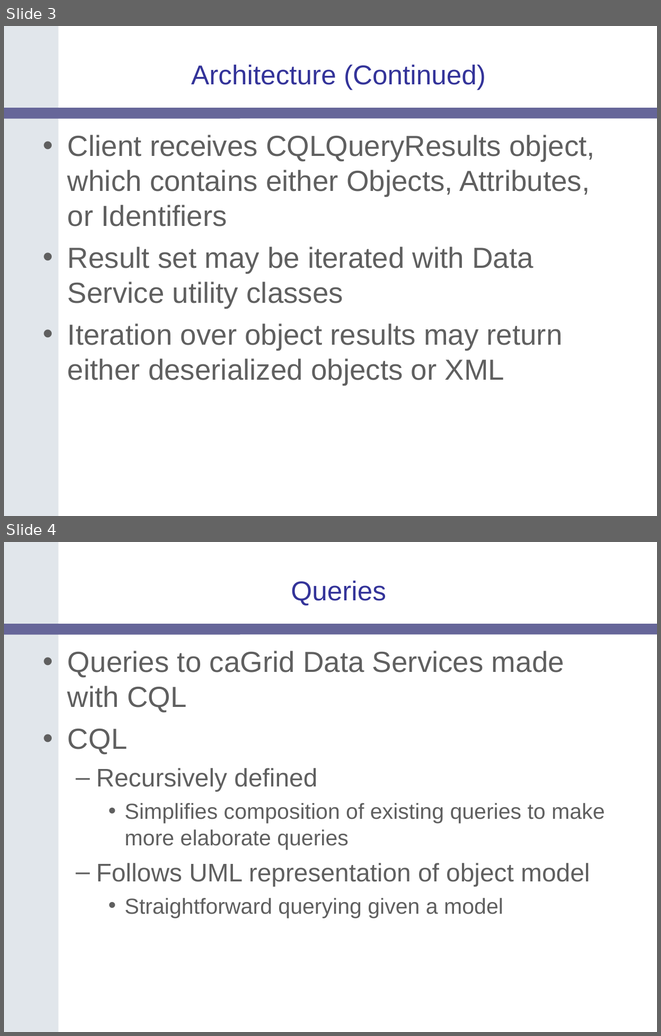
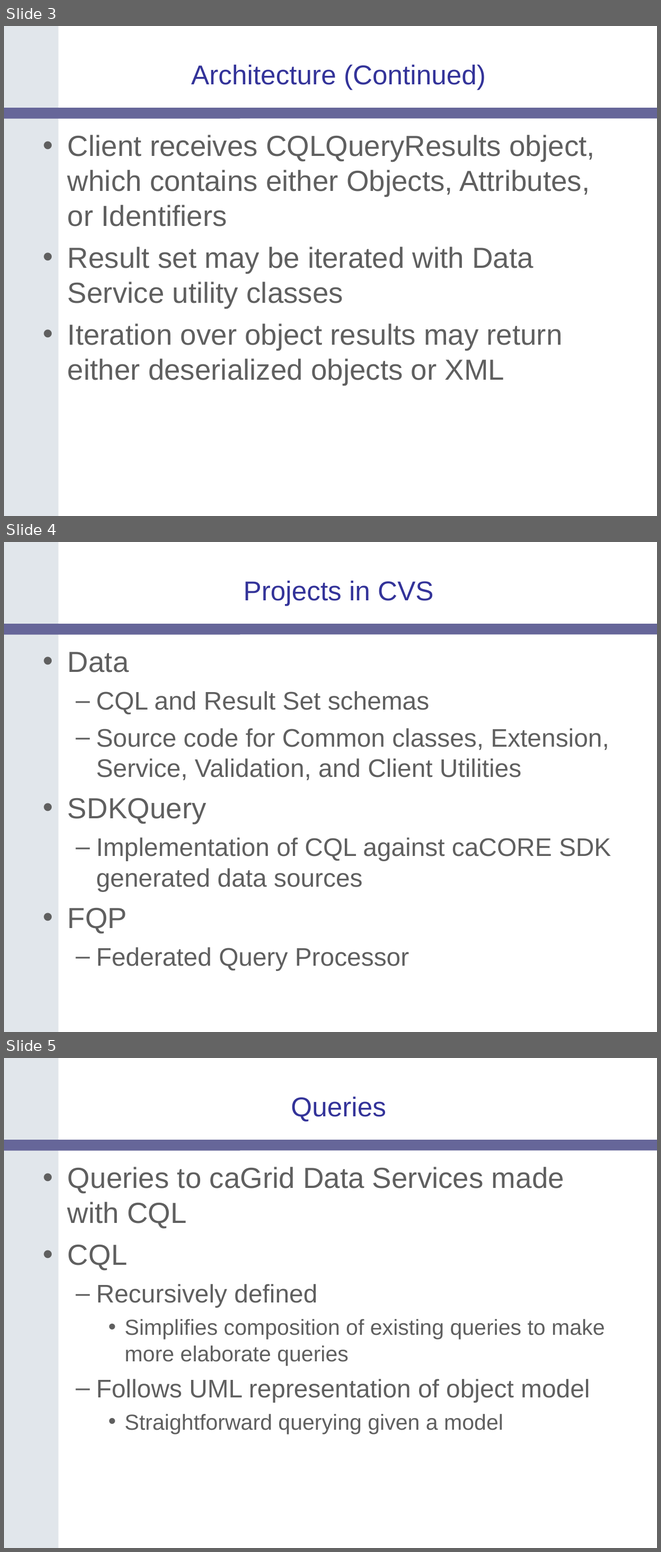
Before and after one commit to NCIP/cagrid-portal, a slide deck: cagrid-1-0/caGrid/projects/data/docs/caGrid Data Services -- May06 F2F.ppt. Shown one above the other, each under a label of ours: slides 3 and 4 before the commit, slides 3, 4 and 5 after it. The pictures are 661x1036 and 661x1552 pixels, drawn with LibreOffice and Linux fonts; fonts in the diff are those of the drawing; background and template pictures are left out. Boxes give left, top, right and bottom in pixels: in the first picture for what was removed or moved away, otherwise in the second. Text is boxed around its words. In the diff, an @@ line names an element or a change of style, - is before the commit and + after.

```diff
--- a/cagrid-1-0/caGrid/projects/data/docs/caGrid Data Services -- May06 F2F.ppt
+++ b/cagrid-1-0/caGrid/projects/data/docs/caGrid Data Services -- May06 F2F.ppt
@@ slide 4 added at (4,542,657,1032), background #FFFFFF; not listed: 2 template elements that a slide beside it also shows @@
@@ title added at (244,581,433,606), 30 pt, text #333399 @@
+Projects in CVS
@@ text added at (68,652,611,970), 28 pt, text #5F5F5F @@
+• Data
+  – CQL and Result Set schemas
+  – Source code for Common classes, Extension, Service, Validation, and Client Utilities
+• SDKQuery
+  – Implementation of CQL against caCORE SDK generated data sources
+• FQP
+  – Federated Query Processor
@@ what was slide 4 is now slide 5 @@
```
